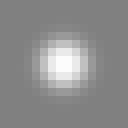
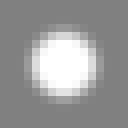
Before/after of a (128, 128) layered artwork. What changed in the layer stack:
painted on "Layer 1" over [24, 24, 104, 104]
